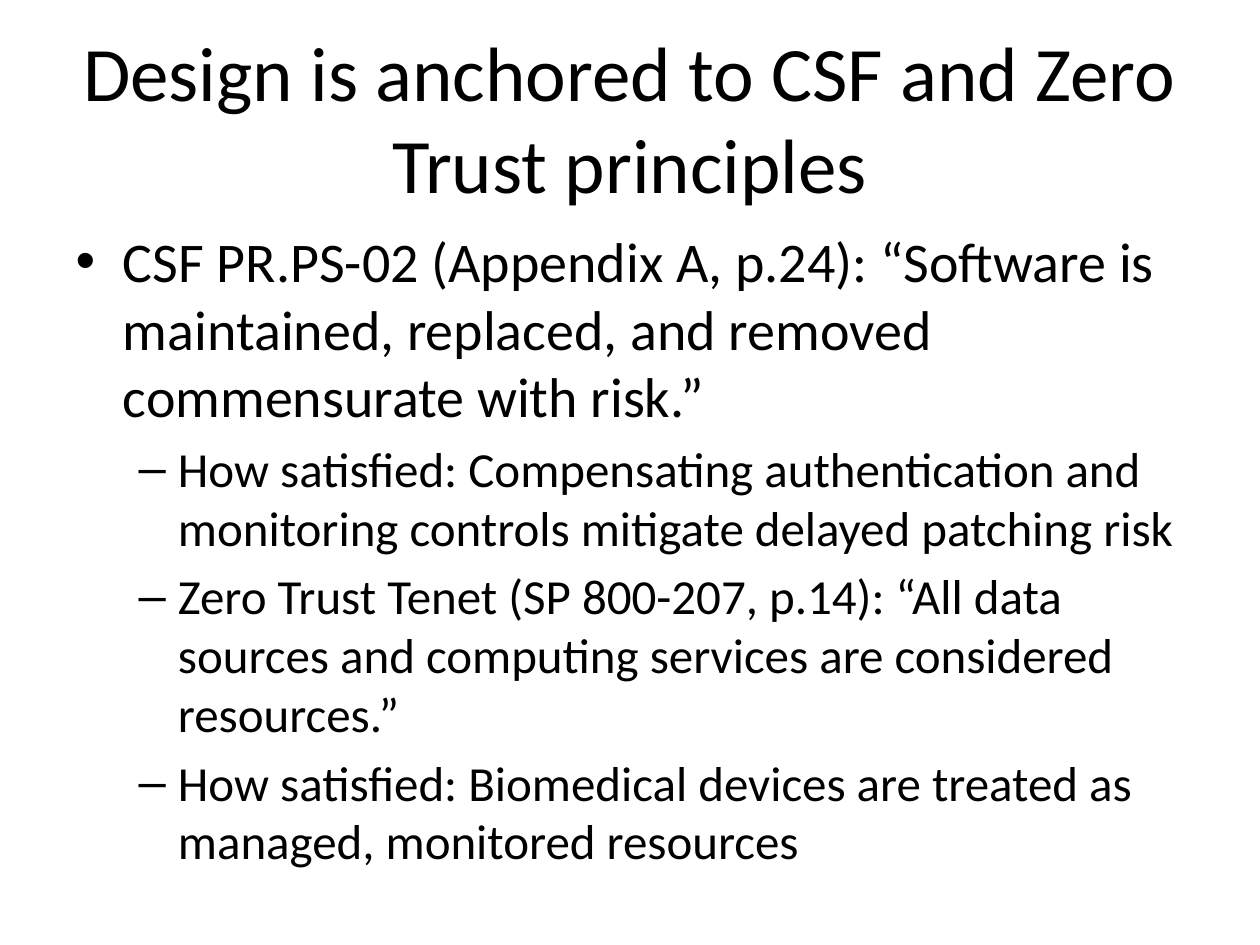
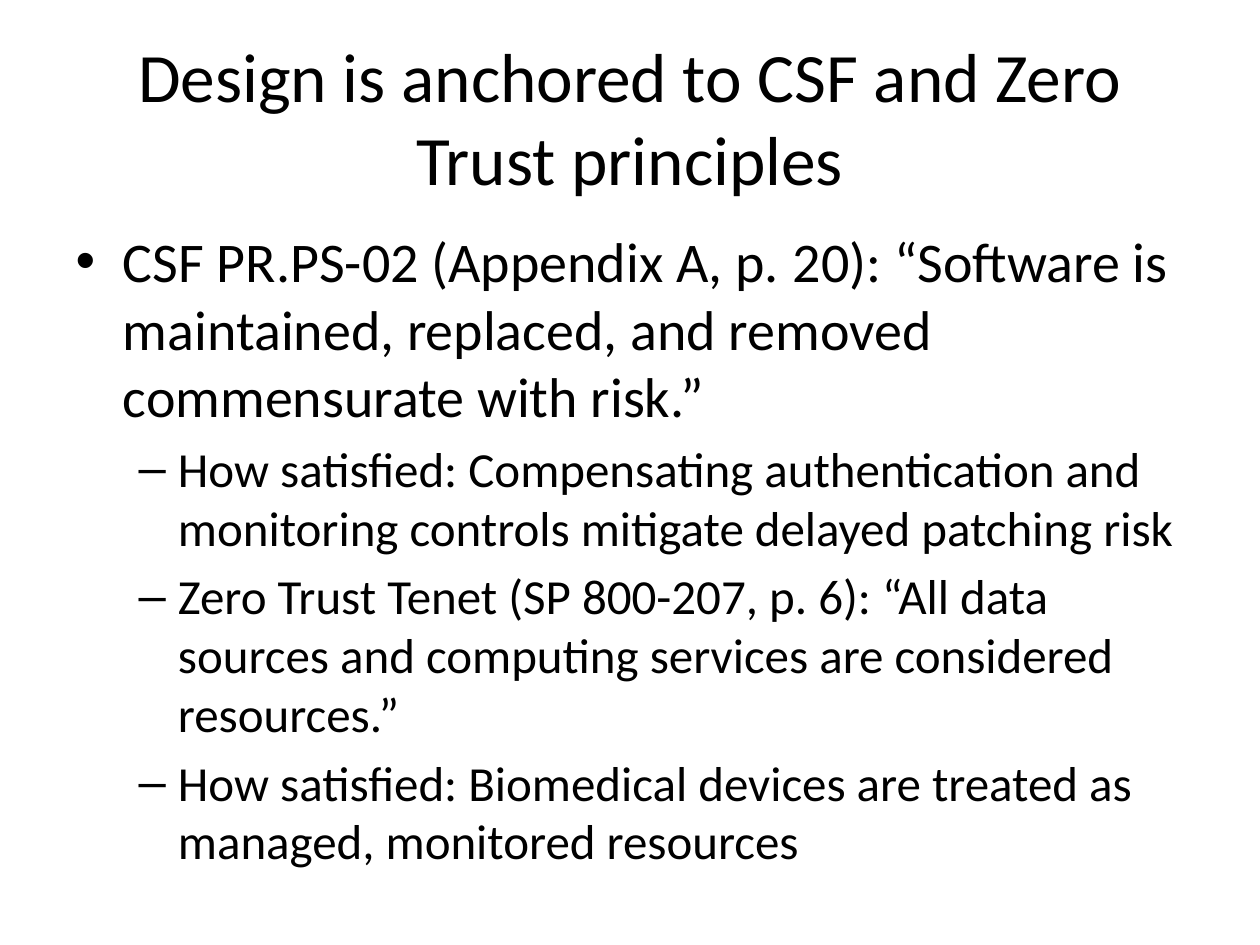
Before and after one commit to Abdi6191/capstone-reproducibility-, a slide deck: slide 5 of docs/pitch/week13_pitch.pptx. Drawn at 1260x945 pixels with LibreOffice and Linux fonts; fonts in the diff are those of the drawing. Boxes give left, top, right and bottom in pixels: in the first picture for what was removed or moved away, otherwise in the second. Text is boxed around its words. In the diff, an @@ line names an element or a change of style, - is before the commit and + after.

```diff
--- a/docs/pitch/week13_pitch.pptx
+++ b/docs/pitch/week13_pitch.pptx
@@ title "Design is anchored to CSF ..." at [138, 54, 1121, 197]: size 44 to 39.6 pt @@
@@ text at [123, 241, 1168, 418]: text changed @@
-• CSF PR.PS-02 (Appendix A, p.24): “Software is maintained, replaced, and removed commensurate with risk.”
+• CSF PR.PS-02 (Appendix A, p. 20): “Software is maintained, replaced, and removed commensurate with risk.”
@@ text at [178, 578, 1114, 733]: text changed @@
-  – Zero Trust Tenet (SP 800-207, p.14): “All data sources and computing services are considered resources.”
+  – Zero Trust Tenet (SP 800-207, p. 6): “All data sources and computing services are considered resources.”
```
Also in this commit, not shown: 7 other slides changed.
